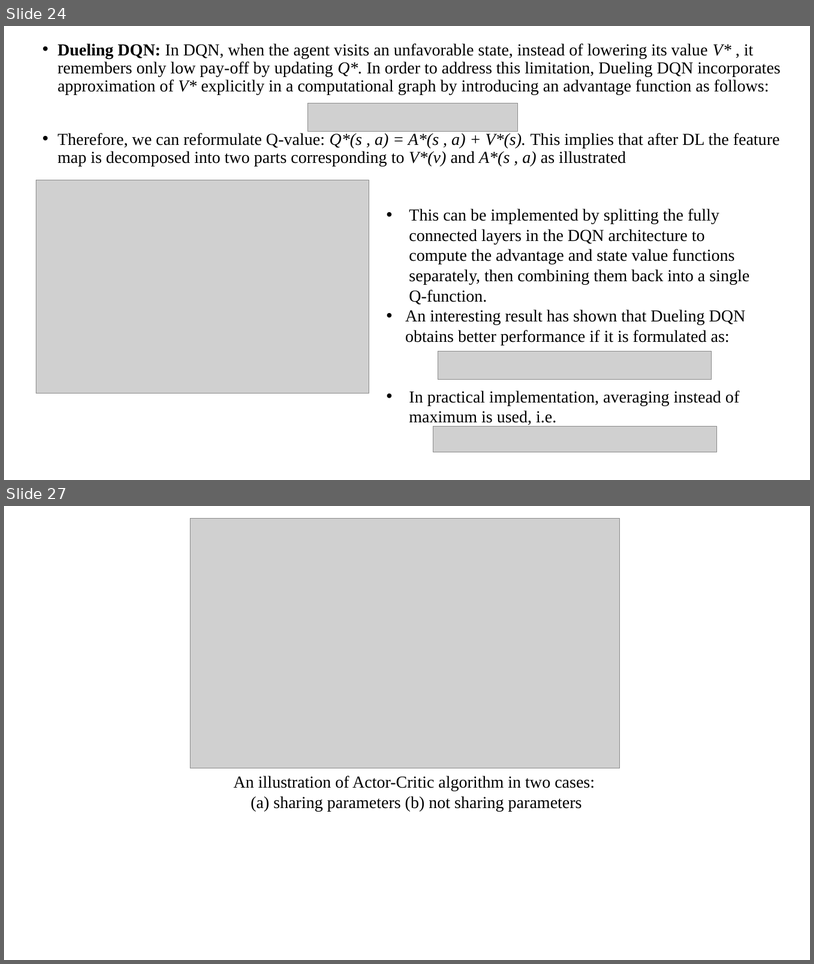
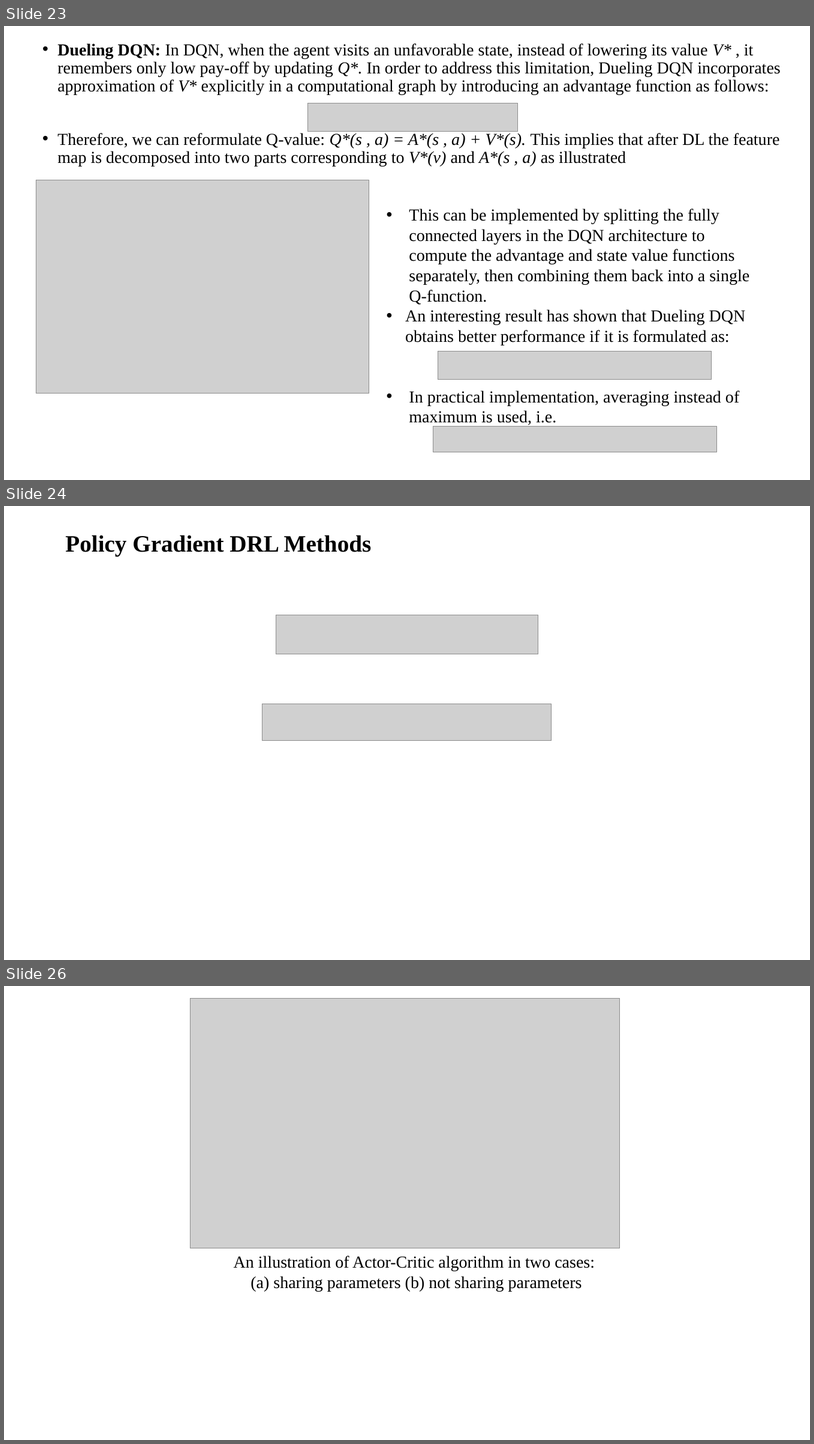
Before and after one commit to mlnewbie1996/Dissertation-MTech, a slide deck: Phase_I/Dissertation_Phase1.pptx. Shown one above the other, each under a label of ours: slides 24 and 27 before the commit, slides 23, 24 and 26 after it; the slides between them are not shown. The pictures are 814x964 and 814x1444 pixels, drawn with LibreOffice and Linux fonts; fonts in the diff are those of the drawing; grey boxes stand for pictures. Boxes give left, top, right and bottom in pixels: in the first picture for what was removed or moved away, otherwise in the second. Text is boxed around its words. In the diff, an @@ line names an element or a change of style, - is before the commit and + after.

```diff
--- a/Phase_I/Dissertation_Phase1.pptx
+++ b/Phase_I/Dissertation_Phase1.pptx
@@ slide 24 added at (4,506,810,960), background #FFFFFF @@
@@ title added at (65,535,372,556), 28 pt, text #000000, bold @@
+Policy Gradient DRL Methods
@@ picture added at (276,615,539,654) @@
@@ picture added at (263,704,551,741) @@
@@ what was slide 24 is now slide 23 @@
@@ what was slide 27 is now slide 26 @@
```
Also in this commit, not shown: 8 slides changed, 1 other slide added, 3 slides removed, 17 other files.
